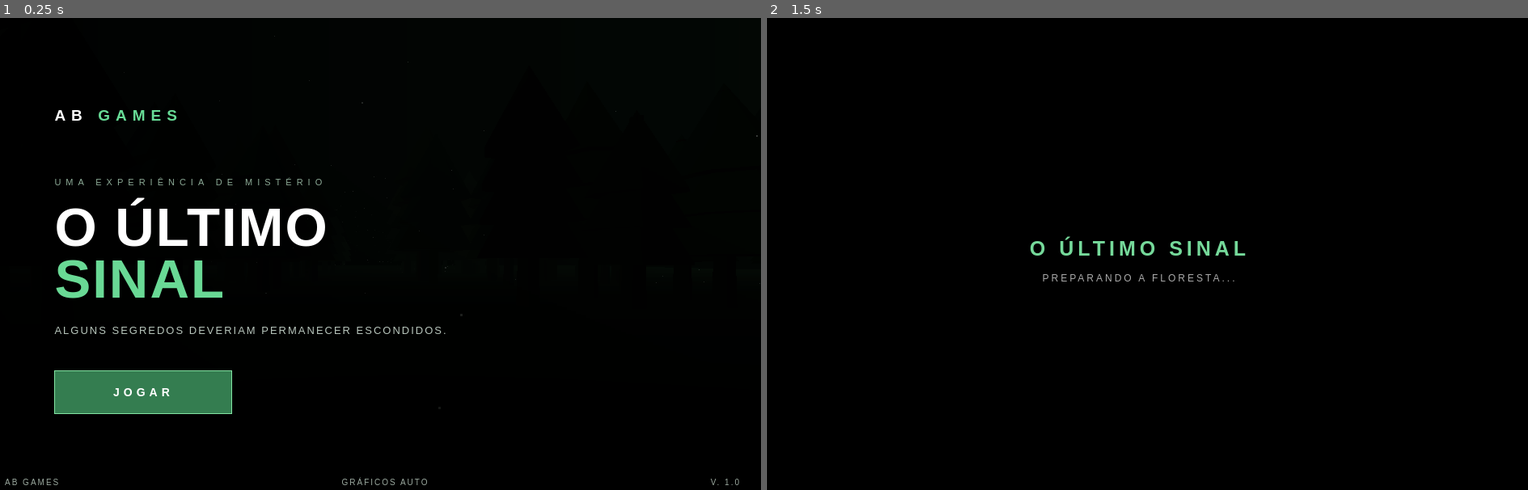
Above: before the commit, frames 1-2 (left to right).
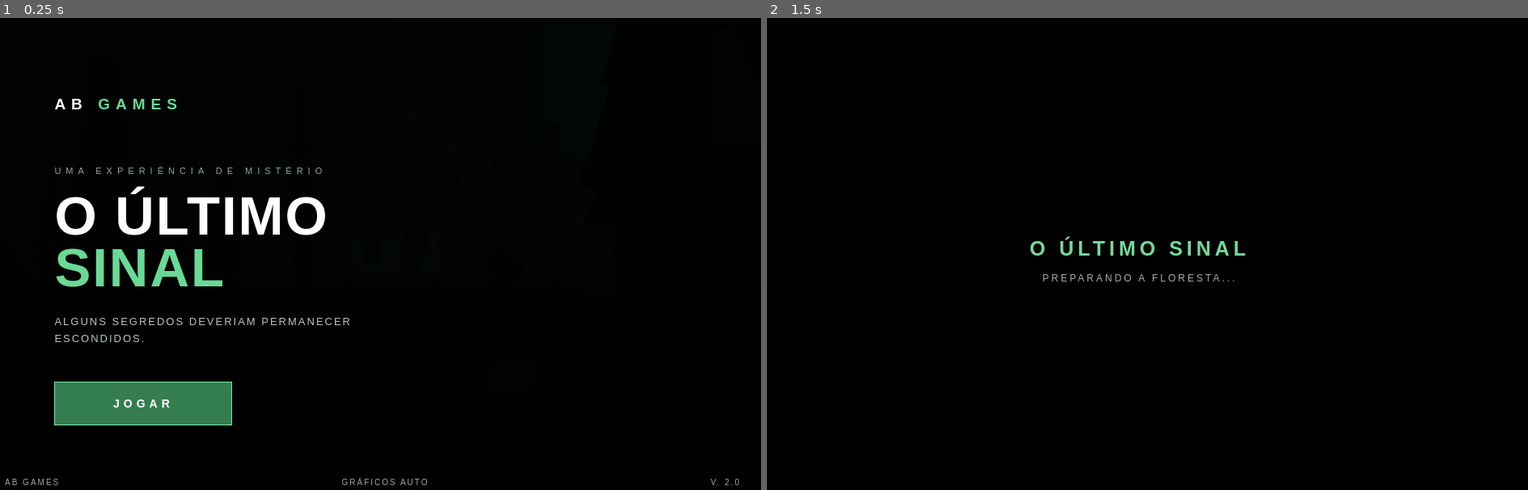
Above: after the commit, the same moments.

Repository: victorhcv04-blip/ab-games-o-ultimo-sinal
Game: browser game, page index.html
Two runs of this game, one before a commit and one after it. Both use one fixed random seed, a clock stepped at 60 frames per second and the inputs below.
Inputs:
- Up to frame 1 (0.25 s): no input
- Up to frame 2 (1.5 s): click "JOGAR" at 0.27 s

The runs differ from the first frame. In frame 1, 4.8% of the frame differs, in the area x 7-100%, y 3-99%; in frame 2, nothing differs.

Commit message:
Update index.html

Diff:
--- a/index.html
+++ b/index.html
@@ -30,8 +30,8 @@
   z-index:1;
   pointer-events:none;
   background:
-    linear-gradient(90deg,rgba(0,0,0,.78),rgba(0,0,0,.15)),
-    linear-gradient(0deg,rgba(0,0,0,.65),transparent 70%);
+    linear-gradient(90deg,rgba(0,0,0,.78),rgba(0,0,0,.12)),
+    linear-gradient(0deg,rgba(0,0,0,.75),transparent 75%);
 }
 
 .menu{
@@ -43,7 +43,10 @@
   justify-content:center;
   align-items:flex-start;
   padding:9%;
-}
+  pointer-events:none;
+}
+
+.menu>*{pointer-events:auto}
 
 .logo{
   font-size:19px;
@@ -77,6 +80,8 @@
   font-size:13px;
   letter-spacing:2px;
   margin-top:25px;
+  line-height:1.6;
+  max-width:400px;
 }
 
 #play{
@@ -110,6 +115,7 @@
   color:#9ba99f;
   font-size:10px;
   letter-spacing:2px;
+  pointer-events:none;
 }
 
 #transition{
@@ -141,7 +147,7 @@
 @media(max-width:600px){
   .menu{padding:8%}
   .logo{margin-bottom:55px}
-  .description{font-size:11px}
+  .description{font-size:10px}
   #play{width:190px}
 }
 </style>
@@ -150,15 +156,11 @@
 <body>
 
 <div id="scene"></div>
-
 <div class="shade"></div>
 
 <div class="menu">
-
   <div class="logo">AB <span>GAMES</span></div>
-
   <div class="tag">UMA EXPERIÊNCIA DE MISTÉRIO</div>
-
   <h1>O ÚLTIMO<br><span>SINAL</span></h1>
 
   <p class="description">
@@ -166,13 +168,12 @@
   </p>
 
   <button id="play">JOGAR</button>
-
 </div>
 
 <div class="footer">
   <span>AB GAMES</span>
   <span>GRÁFICOS AUTO</span>
-  <span>V. 1.0</span>
+  <span>V. 2.0</span>
 </div>
 
 <div id="transition">
@@ -186,212 +187,510 @@
 const container=document.getElementById("scene");
 
 let scene,camera,renderer;
-let trees=[];
 let particles;
 let clock=new THREE.Clock();
+let elapsed=0;
+
+const dummy=new THREE.Object3D();
 
 function random(min,max){
   return Math.random()*(max-min)+min;
 }
 
-function createTree(x,z){
-  const group=new THREE.Group();
-
-  const height=random(8,14);
-  const radius=random(.35,.65);
+// TEXTURA PROCEDURAL DA CASCA DAS ÁRVORES
+function createBarkTexture(){
+  const canvas=document.createElement("canvas");
+  canvas.width=512;
+  canvas.height=512;
+
+  const ctx=canvas.getContext("2d");
+
+  ctx.fillStyle="#49372a";
+  ctx.fillRect(0,0,512,512);
+
+  for(let i=0;i<1300;i++){
+    const x=random(0,512);
+    const y=random(0,512);
+    const w=random(1,7);
+    const h=random(5,65);
+
+    const shade=Math.floor(random(25,100));
+
+    ctx.fillStyle=`rgba(${shade},${shade*.72},${shade*.48},${random(.08,.35)})`;
+    ctx.fillRect(x,y,w,h);
+  }
+
+  for(let i=0;i<70;i++){
+    const x=random(0,512);
+    const y=random(0,512);
+
+    ctx.strokeStyle="rgba(12,9,6,.35)";
+    ctx.lineWidth=random(1,4);
+
+    ctx.beginPath();
+    ctx.moveTo(x,y);
+    ctx.lineTo(x+random(-4,4),y+random(15,70));
+    ctx.stroke();
+  }
+
+  const texture=new THREE.CanvasTexture(canvas);
+  texture.wrapS=THREE.RepeatWrapping;
+  texture.wrapT=THREE.RepeatWrapping;
+  texture.colorSpace=THREE.SRGBColorSpace;
+
+  return texture;
+}
+
+// TEXTURA DO SOLO
+function createGroundTexture(){
+  const canvas=document.createElement("canvas");
+  canvas.width=1024;
+  canvas.height=1024;
+
+  const ctx=canvas.getContext("2d");
+
+  ctx.fillStyle="#302c21";
+  ctx.fillRect(0,0,1024,1024);
+
+  // Terra e pequenas variações
+  for(let i=0;i<18000;i++){
+    const x=random(0,1024);
+    const y=random(0,1024);
+    const size=random(1,5);
+    const shade=Math.floor(random(20,75));
+
+    ctx.fillStyle=`rgba(${shade},${shade*.9},${shade*.65},${random(.12,.5)})`;
+    ctx.fillRect(x,y,size,size);
+  }
+
+  // Folhas secas
+  for(let i=0;i<1600;i++){
+    const x=random(0,1024);
+    const y=random(0,1024);
+
+    ctx.save();
+    ctx.translate(x,y);
+    ctx.rotate(random(0,Math.PI));
+
+    ctx.fillStyle=[
+      "#625039","#493c27","#796044",
+      "#352f22","#6b5438"
+    ][Math.floor(random(0,5))];
+
+    ctx.beginPath();
+    ctx.ellipse(0,0,random(2,7),random(1,3),0,0,Math.PI*2);
+    ctx.fill();
+
+    ctx.restore();
+  }
+
+  // Pequenos pontos de musgo
+  for(let i=0;i<500;i++){
+    ctx.fillStyle=`rgba(49,91,48,${random(.08,.25)})`;
+    ctx.beginPath();
+    ctx.arc(random(0,1024),random(0,1024),random(2,9),0,Math.PI*2);
+    ctx.fill();
+  }
+
+  const texture=new THREE.CanvasTexture(canvas);
+  texture.wrapS=THREE.RepeatWrapping;
+  texture.wrapT=THREE.RepeatWrapping;
+  texture.repeat.set(5,12);
+  texture.colorSpace=THREE.SRGBColorSpace;
+
+  return texture;
+}
+
+// FLORESTA
+function createForest(){
+
+  const count=230;
+  const barkTexture=createBarkTexture();
 
   const trunkGeometry=new THREE.CylinderGeometry(
-    radius*.55,radius,height,7
+    .42,.65,11,8,3
   );
 
   const trunkMaterial=new THREE.MeshStandardMaterial({
-    color:0x30251d,
+    map:barkTexture,
+    color:0x9a8065,
     roughness:1
   });
 
-  const trunk=new THREE.Mesh(trunkGeometry,trunkMaterial);
-  trunk.position.y=height/2;
-  group.add(trunk);
-
-  const barkGeometry=new THREE.CylinderGeometry(
-    radius*.56,radius*1.02,height,7,5
-  );
-
-  const barkMaterial=new THREE.MeshStandardMaterial({
-    color:0x403026,
-    roughness:1,
-    wireframe:false
-  });
-
-  const bark=new THREE.Mesh(barkGeometry,barkMaterial);
-  bark.position.y=height/2;
-  group.add(bark);
-
-  const foliageColors=[
-    0x10271b,0x142e20,0x193723,0x0b1d14
-  ];
-
-  const foliageMaterial=new THREE.MeshStandardMaterial({
-    color:foliageColors[Math.floor(Math.random()*foliageColors.length)],
+  const trunks=new THREE.InstancedMesh(
+    trunkGeometry,trunkMaterial,count
+  );
+
+  const canopyGeometry=new THREE.ConeGeometry(1,1,8,2);
+
+  const canopyMaterial=new THREE.MeshStandardMaterial({
+    color:0x183323,
     roughness:1,
     flatShading:true
   });
 
-  const layers=Math.floor(random(3,5));
-
-  for(let i=0;i<layers;i++){
-    const size=height*.27-i*.12;
-
-    const foliage=new THREE.Mesh(
-      new THREE.ConeGeometry(size,size*1.8,7),
-      foliageMaterial
-    );
-
-    foliage.position.y=height*.48+i*height*.17;
-    group.add(foliage);
-  }
-
-  group.position.set(x,0,z);
-  group.rotation.y=random(0,Math.PI);
-  group.rotation.z=random(-.04,.04);
-
-  scene.add(group);
-  trees.push(group);
-}
-
-function createForest(){
-  for(let i=0;i<150;i++){
-    const side=Math.random()<.5?-1:1;
-    const x=side*random(5,28);
-    const z=random(-100,18);
-    createTree(x,z);
-  }
-}
-
-function createGround(){
-  const geometry=new THREE.PlaneGeometry(200,250,30,30);
-  const material=new THREE.MeshStandardMaterial({
-    color:0x171d16,
+  const canopies=new THREE.InstancedMesh(
+    canopyGeometry,canopyMaterial,count*4
+  );
+
+  const rootGeometry=new THREE.CylinderGeometry(
+    .045,.13,1,5
+  );
+
+  const rootMaterial=new THREE.MeshStandardMaterial({
+    color:0x392b20,
     roughness:1
   });
 
+  const roots=new THREE.InstancedMesh(
+    rootGeometry,rootMaterial,count*3
+  );
+
+  let canopyIndex=0;
+  let rootIndex=0;
+
+  for(let i=0;i<count;i++){
+
+    const side=Math.random()<.5?-1:1;
+
+    const x=side*random(5,32);
+    const z=random(-230,22);
+
+    const height=random(9,16);
+    const width=random(.8,1.4);
+
+    // Tronco
+    dummy.position.set(x,height/2,z);
+    dummy.scale.set(width,height/11,width);
+    dummy.rotation.set(0,random(0,Math.PI),0);
+    dummy.updateMatrix();
+
+    trunks.setMatrixAt(i,dummy.matrix);
+
+    // Quatro níveis de copa
+    for(let layer=0;layer<4;layer++){
+
+      const scale=1.7-layer*.27;
+      const y=height*(.42+layer*.14);
+
+      dummy.position.set(
+        x+random(-.12,.12),
+        y,
+        z+random(-.12,.12)
+      );
+
+      dummy.scale.set(
+        scale*width,
+        4.5,
+        scale*width
+      );
+
+      dummy.rotation.set(0,random(0,Math.PI),0);
+      dummy.updateMatrix();
+
+      canopies.setMatrixAt(canopyIndex++,dummy.matrix);
+    }
+
+    // Raízes expostas
+    for(let r=0;r<3;r++){
+
+      const angle=(r/3)*Math.PI*2+random(-.3,.3);
+      const length=random(1,2.1);
+
+      dummy.position.set(
+        x+Math.cos(angle)*length*.4,
+        .12,
+        z+Math.sin(angle)*length*.4
+      );
+
+      dummy.scale.set(.8,length,.8);
+      dummy.rotation.set(
+        0,angle,
+        Math.PI/2+random(-.15,.15)
+      );
+
+      dummy.updateMatrix();
+      roots.setMatrixAt(rootIndex++,dummy.matrix);
+    }
+  }
+
+  scene.add(trunks);
+  scene.add(canopies);
+  scene.add(roots);
+}
+
+// PEDRAS
+function createRocks(){
+
+  const geometry=new THREE.DodecahedronGeometry(1,0);
+
+  const material=new THREE.MeshStandardMaterial({
+    color:0x41443d,
+    roughness:1,
+    flatShading:true
+  });
+
+  const rocks=new THREE.InstancedMesh(
+    geometry,material,180
+  );
+
+  for(let i=0;i<180;i++){
+
+    const side=Math.random()<.5?-1:1;
+
+    dummy.position.set(
+      side*random(2,35),
+      random(.05,.2),
+      random(-220,20)
+    );
+
+    dummy.scale.set(
+      random(.12,.7),
+      random(.1,.35),
+      random(.15,.65)
+    );
+
+    dummy.rotation.set(
+      random(0,2),
+      random(0,Math.PI),
+      random(0,2)
+    );
+
+    dummy.updateMatrix();
+    rocks.setMatrixAt(i,dummy.matrix);
+  }
+
+  scene.add(rocks);
+}
+
+// VEGETAÇÃO BAIXA
+function createVegetation(){
+
+  const geometry=new THREE.ConeGeometry(.18,1.2,5);
+
+  const material=new THREE.MeshStandardMaterial({
+    color:0x263e25,
+    roughness:1,
+    flatShading:true
+  });
+
+  const plants=new THREE.InstancedMesh(
+    geometry,material,650
+  );
+
+  for(let i=0;i<650;i++){
+
+    const side=Math.random()<.5?-1:1;
+
+    dummy.position.set(
+      side*random(2,24),
+      .45,
+      random(-220,20)
+    );
+
+    dummy.scale.set(
+      random(.5,1.5),
+      random(.4,1.8),
+      random(.5,1.5)
+    );
+
+    dummy.rotation.set(
+      random(-.15,.15),
+      random(0,Math.PI),
+      random(-.15,.15)
+    );
+
+    dummy.updateMatrix();
+    plants.setMatrixAt(i,dummy.matrix);
+  }
+
+  scene.add(plants);
+}
+
+// CHÃO
+function createGround(){
+
+  const geometry=new THREE.PlaneGeometry(
+    100,280,80,160
+  );
+
+  const texture=createGroundTexture();
+
+  const material=new THREE.MeshStandardMaterial({
+    map:texture,
+    color:0x999487,
+    roughness:1
+  });
+
   const ground=new THREE.Mesh(geometry,material);
+
   ground.rotation.x=-Math.PI/2;
-  ground.position.set(0,-.15,-40);
+  ground.position.set(0,-.08,-100);
+
   scene.add(ground);
 }
 
+// PARTÍCULAS
 function createParticles(){
+
   const positions=[];
 
   for(let i=0;i<450;i++){
     positions.push(
       random(-35,35),
-      random(0,12),
-      random(-100,20)
+      random(.2,13),
+      random(-220,20)
     );
   }
 
   const geometry=new THREE.BufferGeometry();
+
   geometry.setAttribute(
     "position",
     new THREE.Float32BufferAttribute(positions,3)
   );
 
   const material=new THREE.PointsMaterial({
-    color:0xa2b5a5,
+    color:0xa5bba9,
     size:.045,
     transparent:true,
-    opacity:.35
+    opacity:.3,
+    depthWrite:false
   });
 
   particles=new THREE.Points(geometry,material);
   scene.add(particles);
 }
 
+// ILUMINAÇÃO
+function createLighting(){
+
+  scene.add(
+    new THREE.HemisphereLight(
+      0x526b59,
+      0x10140e,
+      1.1
+    )
+  );
+
+  const moon=new THREE.DirectionalLight(
+    0x9bb9a2,.65
+  );
+
+  moon.position.set(-8,18,5);
+  scene.add(moon);
+
+  const ambient=new THREE.AmbientLight(
+    0x26382b,.35
+  );
+
+  scene.add(ambient);
+}
+
+// INICIALIZAÇÃO
 function init(){
+
   scene=new THREE.Scene();
+
   scene.background=new THREE.Color(0x030805);
-  scene.fog=new THREE.FogExp2(0x071009,.018);
+  scene.fog=new THREE.FogExp2(0x071009,.014);
 
   camera=new THREE.PerspectiveCamera(
     65,
     window.innerWidth/window.innerHeight,
     .1,
-    180
+    300
   );
 
   camera.position.set(0,2.2,12);
   camera.rotation.order="YXZ";
 
+  const isMobile=/Android|iPhone|iPad/i.test(
+    navigator.userAgent
+  );
+
   renderer=new THREE.WebGLRenderer({
-    antialias:!(/Android|iPhone|iPad/i.test(navigator.userAgent)),
+    antialias:!isMobile,
     powerPreference:"high-performance"
   });
 
   renderer.setPixelRatio(
-    Math.min(window.devicePixelRatio||1,1.5)
-  );
-
-  renderer.setSize(window.innerWidth,window.innerHeight);
+    Math.min(window.devicePixelRatio||1,1.35)
+  );
+
+  renderer.setSize(
+    window.innerWidth,
+    window.innerHeight
+  );
+
   renderer.outputColorSpace=THREE.SRGBColorSpace;
   renderer.toneMapping=THREE.ACESFilmicToneMapping;
   renderer.toneMappingExposure=1.1;
 
   container.appendChild(renderer.domElement);
 
-  scene.add(new THREE.HemisphereLight(0x526b59,0x10140e,1.1));
-
-  const moonLight=new THREE.DirectionalLight(0x9bb9a2,.65);
-  moonLight.position.set(-8,15,5);
-  scene.add(moonLight);
-
-  const ambient=new THREE.AmbientLight(0x25382b,.35);
-  scene.add(ambient);
-
+  createLighting();
   createGround();
   createForest();
+  createRocks();
+  createVegetation();
   createParticles();
 
   window.addEventListener("resize",resize);
+
   animate();
 }
 
+// TAMANHO DA TELA
 function resize(){
+
   camera.aspect=window.innerWidth/window.innerHeight;
   camera.updateProjectionMatrix();
-  renderer.setSize(window.innerWidth,window.innerHeight);
+
+  renderer.setSize(
+    window.innerWidth,
+    window.innerHeight
+  );
+
   renderer.setPixelRatio(
-    Math.min(window.devicePixelRatio||1,1.5)
-  );
-}
-
-let elapsed=0;
-
+    Math.min(window.devicePixelRatio||1,1.35)
+  );
+}
+
+// ANIMAÇÃO
 function animate(){
+
   requestAnimationFrame(animate);
 
   const delta=Math.min(clock.getDelta(),.05);
   elapsed+=delta;
 
-  // Movimento cinematográfico da câmera
-  if(!document.getElementById("transition").style.display||
-     document.getElementById("transition").style.display==="none"){
-    camera.position.z=12-elapsed*.65;
-    camera.position.y=2.2+Math.sin(elapsed*.45)*.045;
-    camera.position.x=Math.sin(elapsed*.22)*.25;
-  }
-
-  // Movimento sutil das partículas
+  const transition=document.getElementById("transition");
+
+  if(transition.style.display!=="flex"){
+
+    camera.position.z=12-elapsed*.28;
+
+    camera.position.y=
+      2.2+Math.sin(elapsed*.45)*.045;
+
+    camera.position.x=
+      Math.sin(elapsed*.22)*.25;
+  }
+
   if(particles){
-    particles.rotation.y=Math.sin(elapsed*.12)*.025;
+    particles.rotation.y=
+      Math.sin(elapsed*.12)*.025;
   }
 
   renderer.render(scene,camera);
 }
 
+// BOTÃO JOGAR
 document.getElementById("play").addEventListener("click",()=>{
+
   const transition=document.getElementById("transition");
+
   transition.style.display="flex";
 
   setTimeout(()=>{
@@ -400,13 +699,17 @@
   },1800);
 });
 
+// ERROS
 try{
   init();
 }catch(error){
-  document.getElementById("scene").innerHTML=
-    '<div style="color:white;padding:30px">Não foi possível iniciar o gráfico 3D. Tente abrir em outro navegador.</div>';
-}
+
+  console.error(error);
+
+  container.innerHTML=
+    '<div style="color:white;padding:30px">Não foi possível iniciar o gráfico 3D. Tente outro navegador.</div>';
+}
+
 </script>
-
 </body>
 </html>
